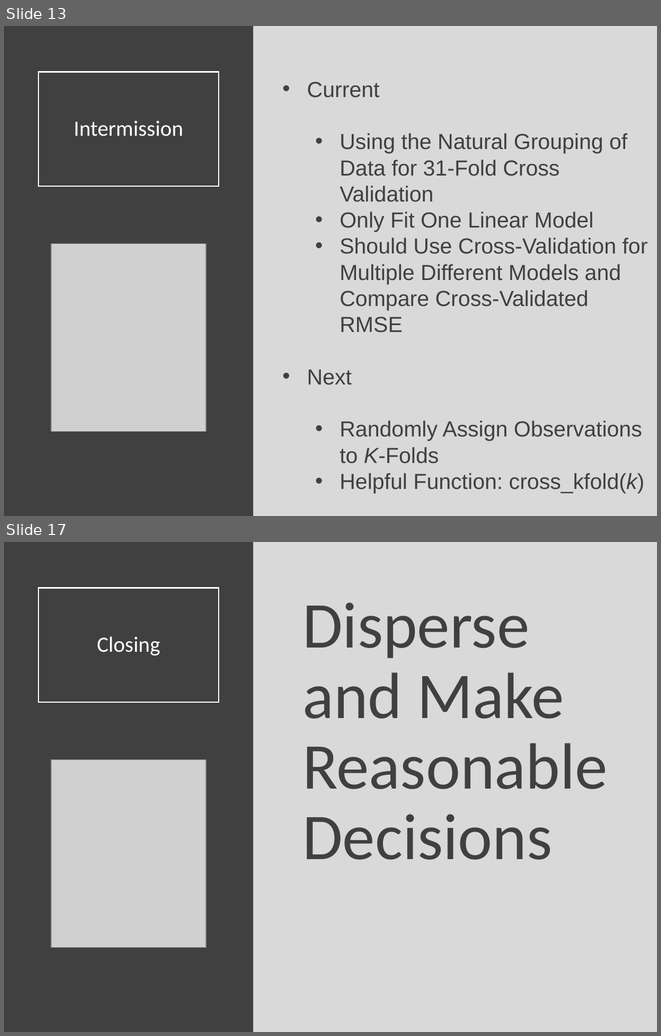
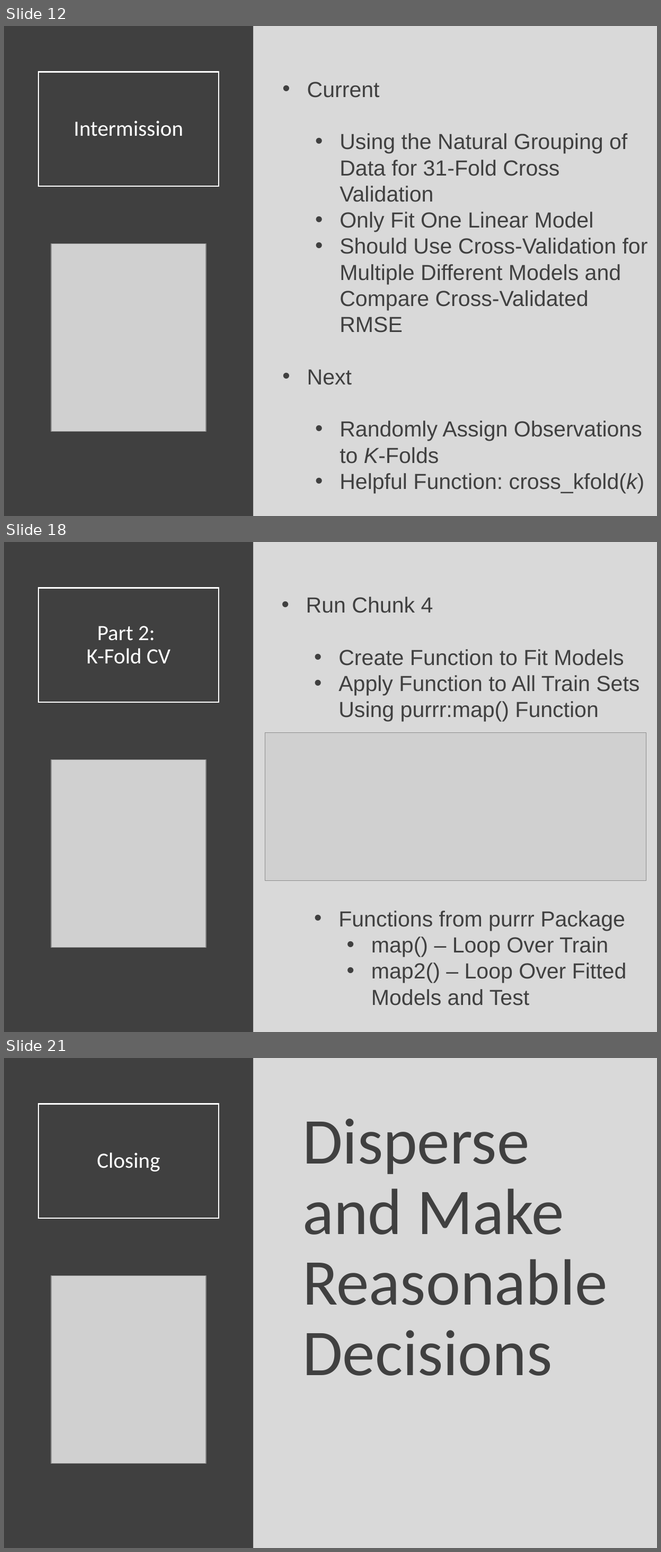
Before and after one commit to Yixf-Self/STOR320_WEBSITE, a slide deck: Lecture/Lecture 25/Lecture 25.pptx. Shown one above the other, each under a label of ours: slides 13 and 17 before the commit, slides 12, 18 and 21 after it; the slides between them are not shown. The pictures are 661x1036 and 661x1552 pixels, drawn with LibreOffice and Linux fonts; fonts in the diff are those of the drawing; grey boxes stand for pictures. Boxes give left, top, right and bottom in pixels: in the first picture for what was removed or moved away, otherwise in the second. Text is boxed around its words. In the diff, an @@ line names an element or a change of style, - is before the commit and + after.

```diff
--- a/Lecture/Lecture 25/Lecture 25.pptx
+++ b/Lecture/Lecture 25/Lecture 25.pptx
@@ slide 18 added at [4,542,657,1032], background #D9D9D9 @@
@@ rectangle added at [4,542,254,1032], fill #404040 @@
@@ title added at [38,588,219,702], outline #FFFFFF 1.5 pt, 24 pt, text #FFFFFF @@
+Part 2:
+K-Fold CV
@@ text added at [306,597,639,1005], 24 pt, text #404040 @@
+• Run Chunk 4
+  • Create Function to Fit Models
+  • Apply Function to All Train Sets Using purrr:map() Function
+  • Functions from purrr Package
+    • map() – Loop Over Train
+    • map2() – Loop Over Fitted Models and Test
@@ picture added at [265,733,646,881] @@
@@ picture added at [51,759,206,947] @@
@@ what was slide 13 is now slide 12 @@
@@ what was slide 17 is now slide 21 @@
```
Also in this commit, not shown: 4 slides changed, 5 other slides added, 2 slides removed, 13 other files.
